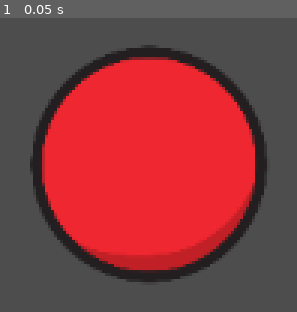
Above: before the commit, frame 1.
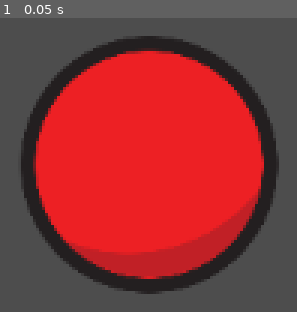
Above: after the commit, the same moment.

Repository: notbroked/clicker-game
Game: Godot game, scene res://scene/game.tscn
Same seed, same stepped clock (60 frames per second), same inputs: the game is played once before the commit and once after it.
Inputs:
- Up to frame 1 (0.05 s): no input

The runs differ from the first frame. In frame 1, 17% of the frame differs, in the area x 7-94%, y 6-94%.

Commit message:
Improved button, and clicking, and art

Diff:
--- a/art/button-clicked.svg
+++ b/art/button-clicked.svg
@@ -1,5 +1,5 @@
 <?xml version="1.0" encoding="UTF-8"?>
-<svg xmlns="http://www.w3.org/2000/svg" viewBox="0 0 482.12 482.12">
+<svg xmlns="http://www.w3.org/2000/svg" version="1.1" viewBox="0 0 482.1 482.1">
   <defs>
     <style>
       .cls-1 {
@@ -10,14 +10,19 @@
         fill: #ee2730;
         stroke: #231f20;
         stroke-miterlimit: 10;
-        stroke-width: 22px;
+        stroke-width: 30px;
       }
     </style>
   </defs>
-  <g id="Layer_1">
-    <circle class="cls-2" cx="241.06" cy="241.06" r="230.06"/>
-  </g>
-  <g id="Layer_3">
-    <path class="cls-1" d="M318.67,413.28s-69.7,27.85-175.32,6.49c-8.24-1.67-23.17-4.81-40.26-14.29-12.69-7.04-21.86-14.95-27.66-20.61,40.29,46.16,99.55,75.33,165.63,75.33,105.99,0,194.45-75.04,215.17-174.88-.1.13-.2.27-.31.4,0,0,0,0,0,0-.17.23-.3.39-.3.4-13.87,18.5-25.26,40.14-25.26,40.14-16.01,21.58-51.61,63-111.69,87.01Z"/>
+  <!-- Generator: Adobe Illustrator 28.7.7, SVG Export Plug-In . SVG Version: 1.2.0 Build 194)  -->
+  <g>
+    <g id="Layer_1">
+      <g id="Layer_1-2" data-name="Layer_1">
+        <circle class="cls-2" cx="241.1" cy="241.1" r="216.7"/>
+      </g>
+      <g id="Layer_3">
+        <path class="cls-1" d="M312.1,401.5s-62.8,24.3-157.9,5.7c-7.4-1.5-20.9-4.2-36.3-12.5-11.4-6.2-19.7-13.1-24.9-18,36.3,40.4,89.7,65.9,149.2,65.9,95.5,0,175.1-65.6,193.8-152.9,0,.1-.2.2-.3.3h0c-.2.2-.3.3-.3.3-12.5,16.2-22.8,35.1-22.8,35.1-14.4,18.9-46.5,55.1-100.6,76.1h0Z"/>
+      </g>
+    </g>
   </g>
 </svg>
--- a/art/button.svg
+++ b/art/button.svg
@@ -1,5 +1,5 @@
 <?xml version="1.0" encoding="UTF-8"?>
-<svg xmlns="http://www.w3.org/2000/svg" viewBox="0 0 532.39 532.39">
+<svg xmlns="http://www.w3.org/2000/svg" version="1.1" viewBox="0 0 532.4 532.4">
   <defs>
     <style>
       .cls-1 {
@@ -10,14 +10,19 @@
         fill: #ed2024;
         stroke: #231f20;
         stroke-miterlimit: 10;
-        stroke-width: 22px;
+        stroke-width: 30px;
       }
     </style>
   </defs>
-  <g id="Layer_1">
-    <circle class="cls-2" cx="266.19" cy="266.19" r="255.19"/>
-  </g>
-  <g id="Layer_3">
-    <path class="cls-1" d="M321.57,440.98c-36.91,11.03-104.86,24.63-182.96,4.7-23.74-6.06-42.84-13.81-56.14-19.96,44.69,51.21,110.43,83.57,183.73,83.57,117.57,0,215.69-83.24,238.68-193.99-.11.15-.23.3-.34.45,0,0,0,0,0,0-.11.15-.16.22-.33.44-.1.14-9.61,10.09-34.42,35.99-23,23.06-72.2,66.09-148.21,88.8Z"/>
+  <!-- Generator: Adobe Illustrator 28.7.7, SVG Export Plug-In . SVG Version: 1.2.0 Build 194)  -->
+  <g>
+    <g id="Layer_1">
+      <g id="Layer_1-2" data-name="Layer_1">
+        <circle class="cls-2" cx="266.2" cy="266.2" r="248.2"/>
+      </g>
+      <g id="Layer_3">
+        <path class="cls-1" d="M319,434.5c-35.1,10.2-99.8,22.8-174.1,4.3-22.6-5.6-40.8-12.8-53.4-18.4,42.5,47.3,105.1,77.2,174.8,77.2,111.9,0,205.3-76.9,227.1-179.2-.1.1-.2.3-.3.4h0c-.1.1-.2.2-.3.4,0,.1-9.1,9.3-32.8,33.2-21.9,21.3-68.7,61.1-141,82h0Z"/>
+      </g>
+    </g>
   </g>
 </svg>
--- a/scene/button.gd
+++ b/scene/button.gd
@@ -4,6 +4,15 @@
 
 
 
-func _on_button_pressed() -> void:
+
+
+
+func _on_button_button_down() -> void:
+	animated_sprite_2d.play("clicked")
+
+
+
+
+func _on_button_button_up() -> void:
 	print("clicked")
-	animated_sprite_2d.play("clicked")
+	animated_sprite_2d.play("default")
--- a/scene/button.tscn
+++ b/scene/button.tscn
@@ -9,12 +9,17 @@
 "frames": [{
 "duration": 1.0,
 "texture": ExtResource("2_33e6t")
+}],
+"loop": true,
+"name": &"clicked",
+"speed": 5.0
 }, {
+"frames": [{
 "duration": 1.0,
 "texture": ExtResource("3_lc5p3")
 }],
-"loop": false,
-"name": &"clicked",
+"loop": true,
+"name": &"default",
 "speed": 5.0
 }]
 
@@ -25,7 +30,6 @@
 position = Vector2(5.72205e-06, -5.72205e-06)
 scale = Vector2(0.234727, 0.234727)
 sprite_frames = SubResource("SpriteFrames_aqyin")
-animation = &"clicked"
 
 [node name="Button" type="Button" parent="."]
 modulate = Color(1, 1, 1, 0)
@@ -34,4 +38,5 @@
 offset_right = 35.0
 offset_bottom = 35.0
 
-[connection signal="pressed" from="Button" to="." method="_on_button_pressed"]
+[connection signal="button_down" from="Button" to="." method="_on_button_button_down"]
+[connection signal="button_up" from="Button" to="." method="_on_button_button_up"]
